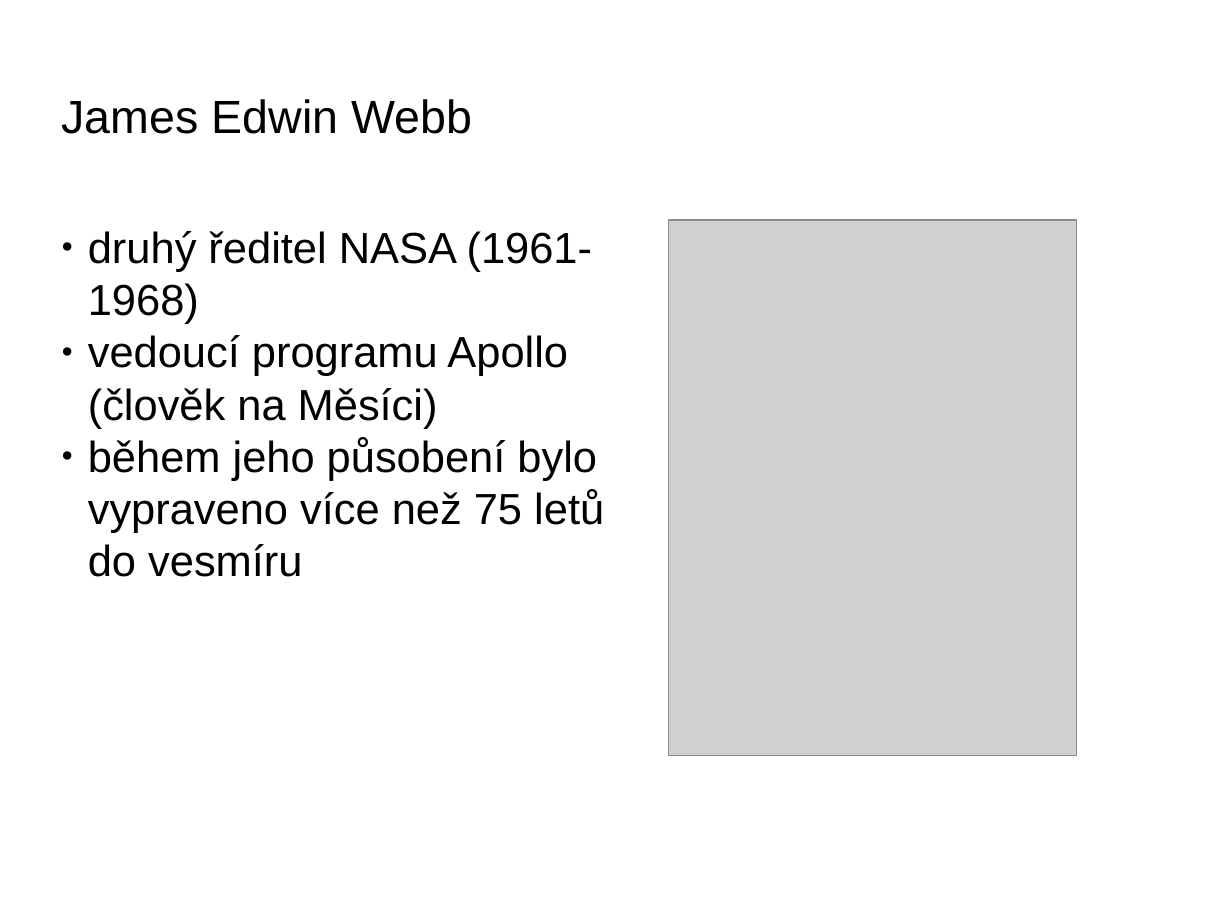
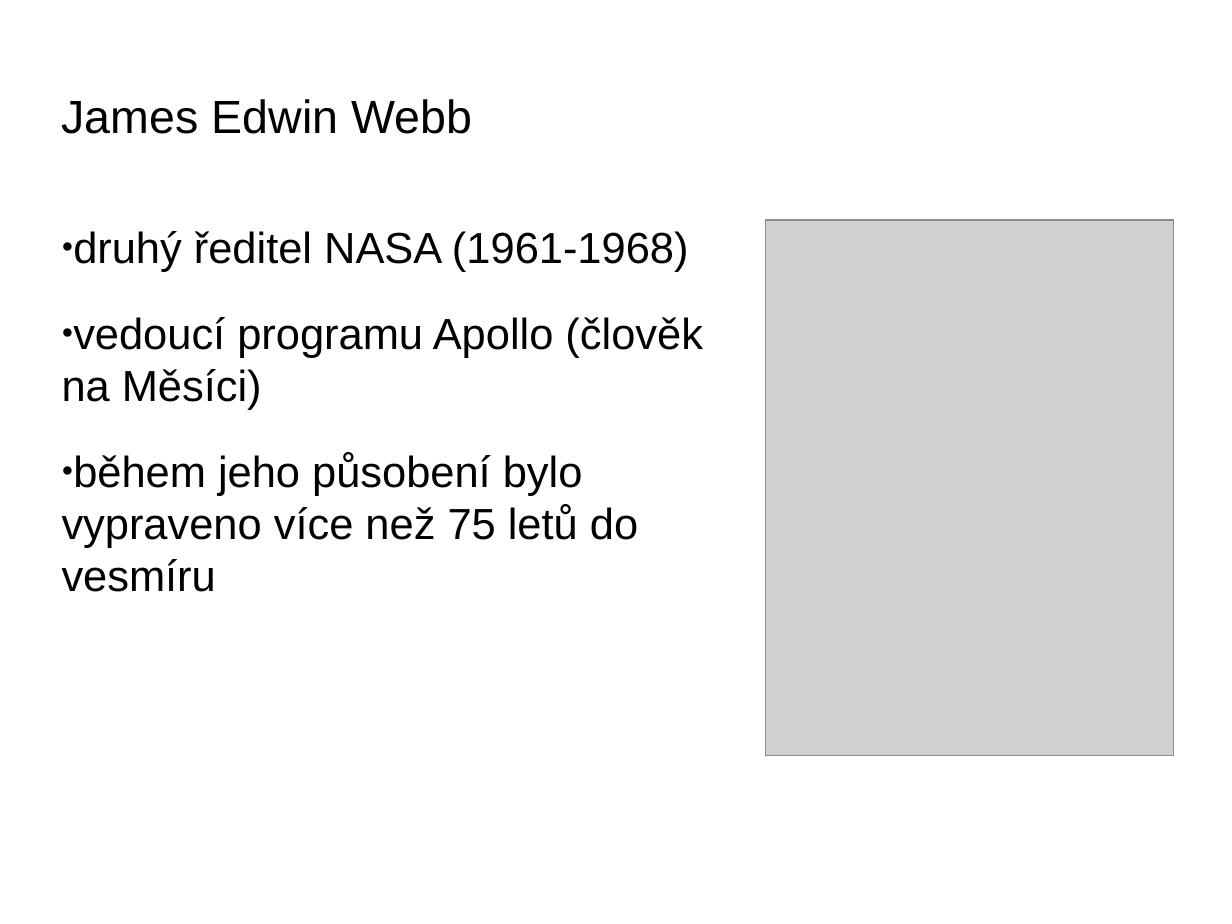
Before and after one commit to fast4shoot/FYO2015, a slide deck: slide 13 of slides/teleskopy.pptx (slide 12 before the commit). Drawn at 1232x924 pixels with LibreOffice and Linux fonts; fonts in the diff are those of the drawing; grey boxes stand for pictures; background and template pictures are left out. Boxes give left, top, right and bottom in pixels: in the first picture for what was removed or moved away, otherwise in the second. Text is boxed around its words. In the diff, an @@ line names an element or a change of style, - is before the commit and + after.

```diff
--- a/slides/teleskopy.pptx
+++ b/slides/teleskopy.pptx
@@ text "druhý ředitel NASA (1961-1968)" rewrapped from [88,231,604,577] to [62,231,703,592] @@
@@ picture: place and size @@
-picture at [669,220,1077,756]
+picture at [766,220,1174,756]
```
Also in this commit, not shown: 9 other slides changed, 4 slides added, 1 other file.
